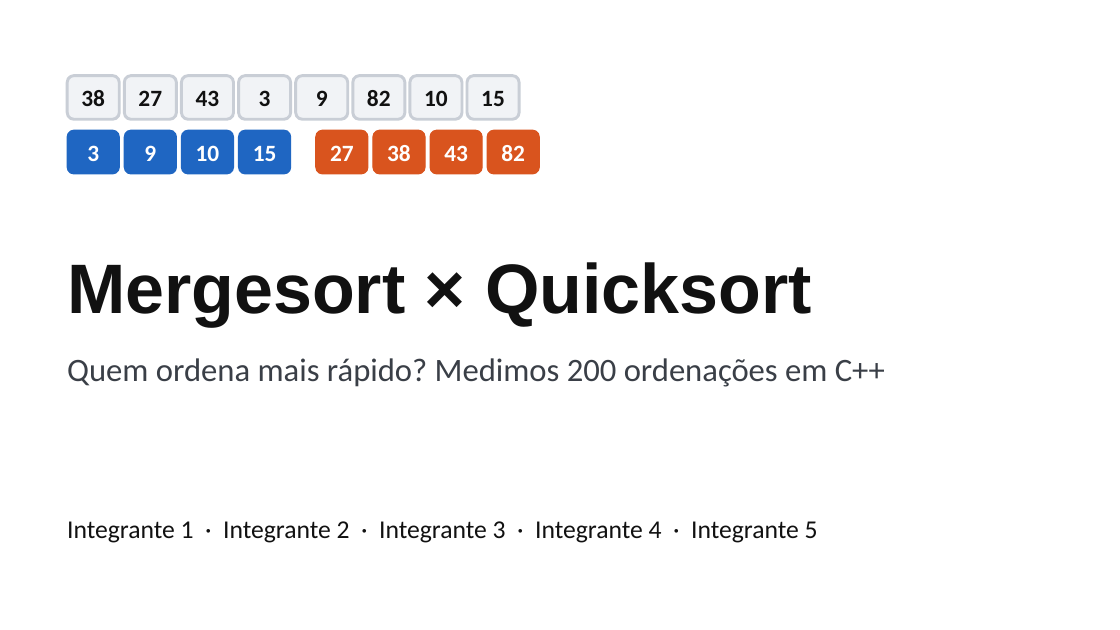
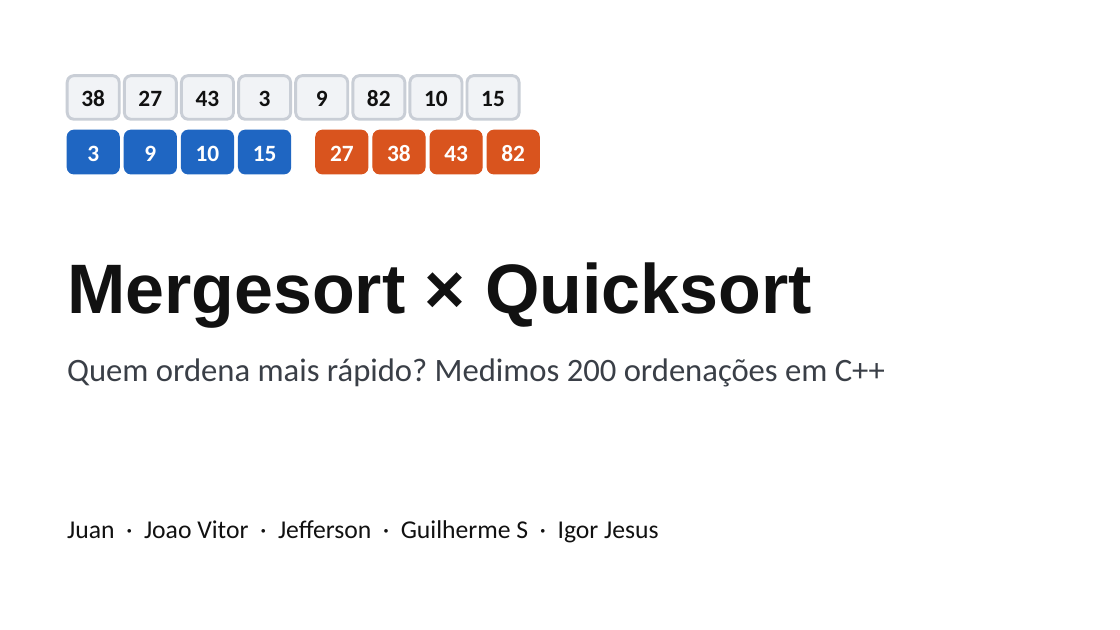
Before and after one commit to guint3r/Trabalho_Simulador_OS, a slide deck: slide 1 of trabalho_ordenacao/apresentacao/slides.pptx. Drawn at 1120x630 pixels with LibreOffice and Linux fonts; fonts in the diff are those of the drawing. Boxes give left, top, right and bottom in pixels: in the first picture for what was removed or moved away, otherwise in the second. Text is boxed around its words. In the diff, an @@ line names an element or a change of style, - is before the commit and + after.

```diff
--- a/trabalho_ordenacao/apresentacao/slides.pptx
+++ b/trabalho_ordenacao/apresentacao/slides.pptx
@@ text at bbox=[67, 520, 658, 543]: text changed @@
-Integrante 1 · Integrante 2 · Integrante 3 · Integrante 4 · Integrante 5
+Juan · Joao Vitor · Jefferson · Guilherme S · Igor Jesus
```
Also in this commit, not shown: 2 other files.
